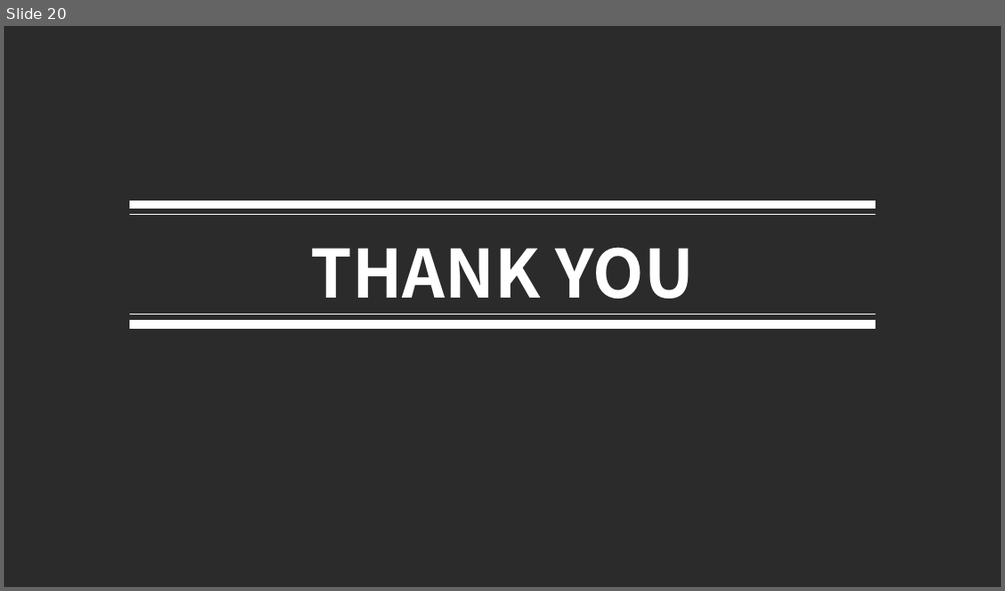
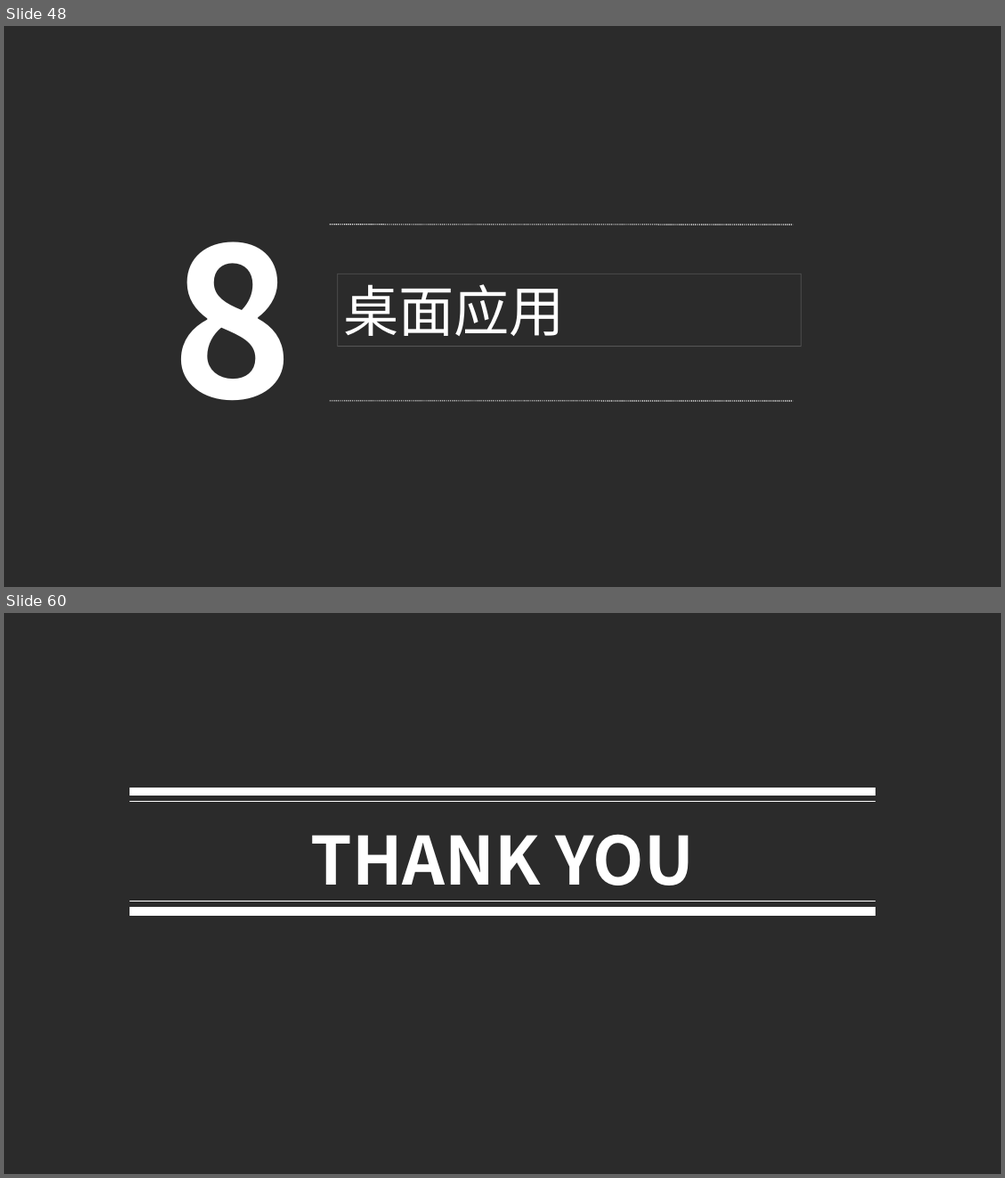
Before and after one commit to luke93h/git-blog, a slide deck: src/大前端简介.pptx. Shown one above the other, each under a label of ours: slide 20 before the commit, slides 48 and 60 after it; the slides between them are not shown. The pictures are 1005x591 and 1005x1178 pixels, drawn with LibreOffice and Linux fonts; fonts in the diff are those of the drawing; background and template pictures are left out; a plain dark background stands for a picture behind light text. Boxes give left, top, right and bottom in pixels: in the first picture for what was removed or moved away, otherwise in the second. Text is boxed around its words. In the diff, an @@ line names an element or a change of style, - is before the commit and + after.

```diff
--- a/src/大前端简介.pptx
+++ b/src/大前端简介.pptx
@@ slide 48 added at box(4, 26, 1001, 587), background picture (left out) @@
@@ line added from (330, 224) to (793, 224), #FFFFFF 0.75 pt dashed @@
@@ text added at box(171, 241, 293, 401), 149 pt, text #FFFFFF, bold @@
+8
@@ rectangle added at box(338, 273, 801, 346), outline #FFFFFF 0.5 pt, 40 pt, text #FFFFFF @@
+桌面应用
@@ line added from (330, 401) to (793, 401), #FFFFFF 0.75 pt dashed @@
@@ what was slide 20 is now slide 60 @@
```
Also in this commit, not shown: 1 slide changed, 40 other slides added, 1 slide removed, 4 other files.
